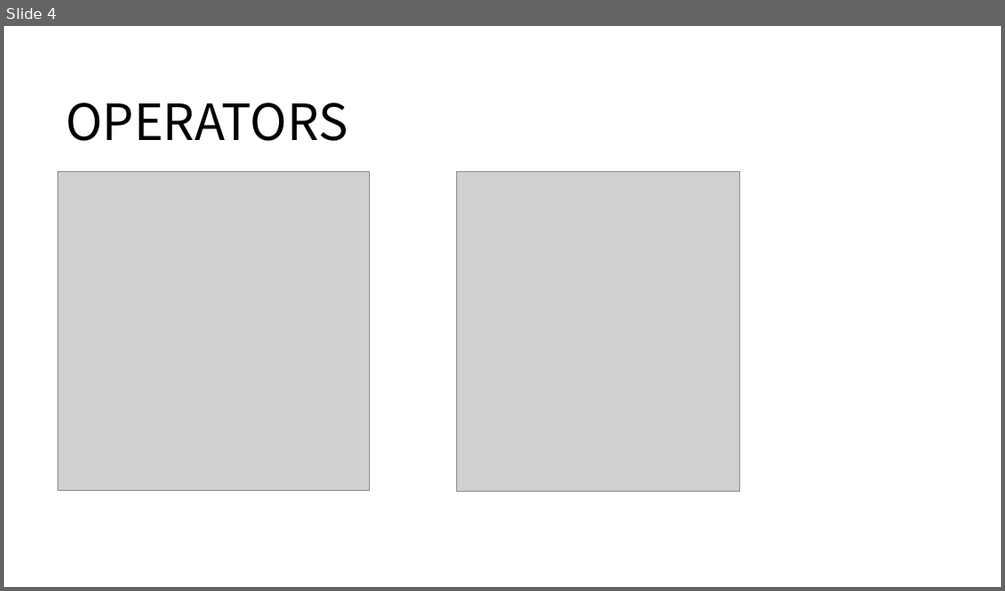
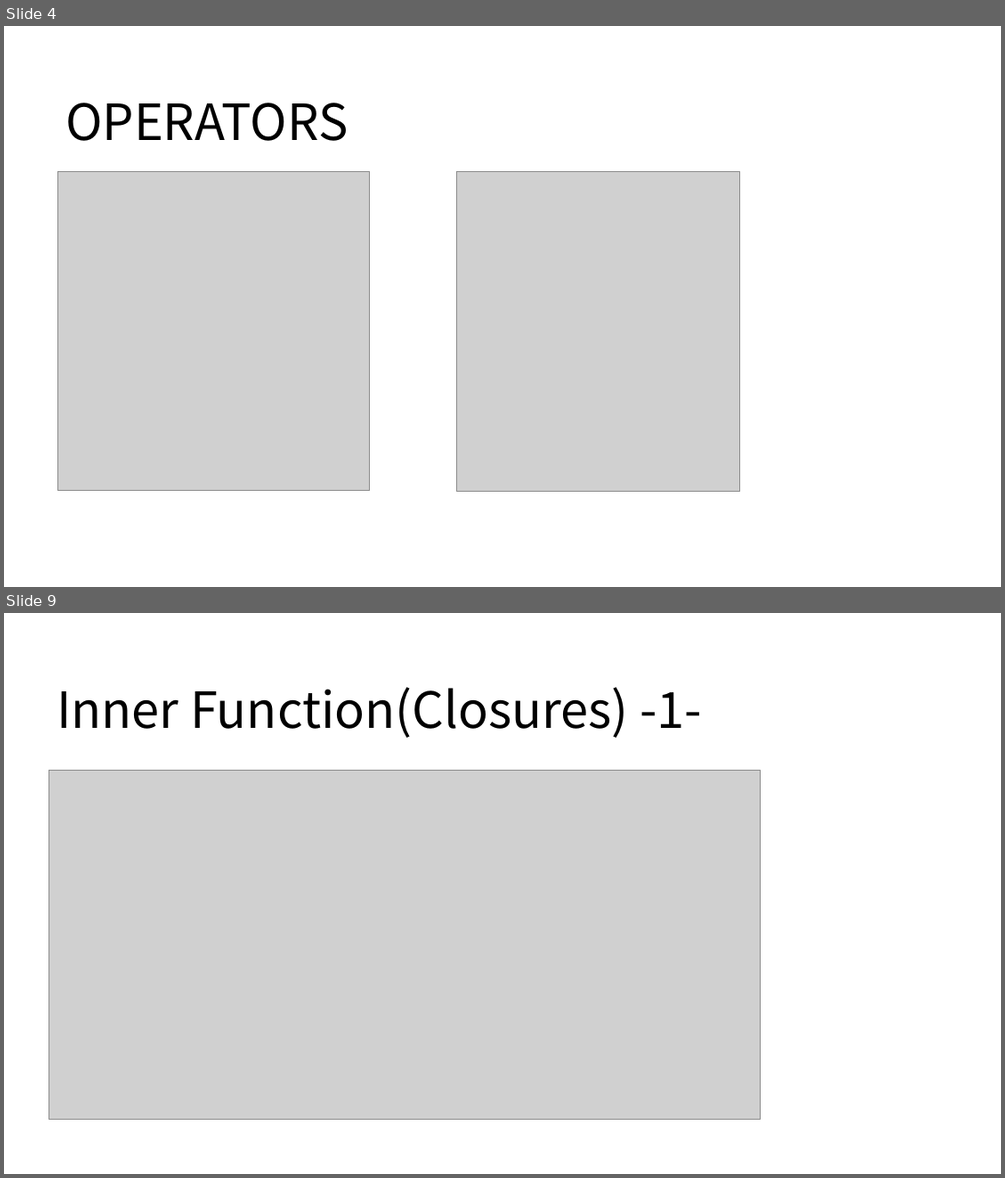
Before and after one commit to appleater7/osf-studygroup, a slide deck: src/sunmin/JAVASCRIPT 기초.pptx. Shown one above the other, each under a label of ours: slide 4 before the commit, slides 4 and 9 after it; the slides between them are not shown. The pictures are 1005x591 and 1005x1178 pixels, drawn with LibreOffice and Linux fonts; fonts in the diff are those of the drawing; grey boxes stand for pictures. Boxes give left, top, right and bottom in pixels: in the first picture for what was removed or moved away, otherwise in the second. Text is boxed around its words. In the diff, an @@ line names an element or a change of style, - is before the commit and + after.

```diff
--- a/src/sunmin/JAVASCRIPT 기초.pptx
+++ b/src/sunmin/JAVASCRIPT 기초.pptx
@@ slide 9 added at (4, 613, 1001, 1174), background #FFFFFF @@
@@ text added at (57, 687, 702, 738), 48 pt, text #000000 @@
+Inner Function(Closures) -1-
@@ picture added at (49, 770, 760, 1119) @@
```
Also in this commit, not shown: 4 slides changed, 4 other slides added, 1 slide removed.
